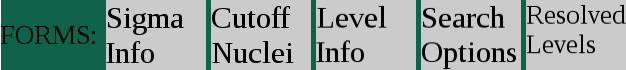
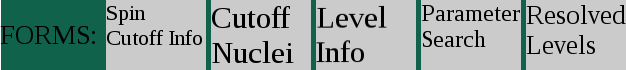
Layer changes from the first 626px x 70px image to the second:
added layer "Resolved ... #1" above "Resolved ..." over [526, 5, 626, 54]
hid "Resolved ..." over [526, 4, 626, 54]
added layer "Parameter ..." above "Search ..." over [422, 5, 520, 47]
hid "Search ..." over [422, 5, 516, 69]
renamed "Sigma ..." to "Spin Cutoff Info", painted on it over [106, 6, 202, 63]
